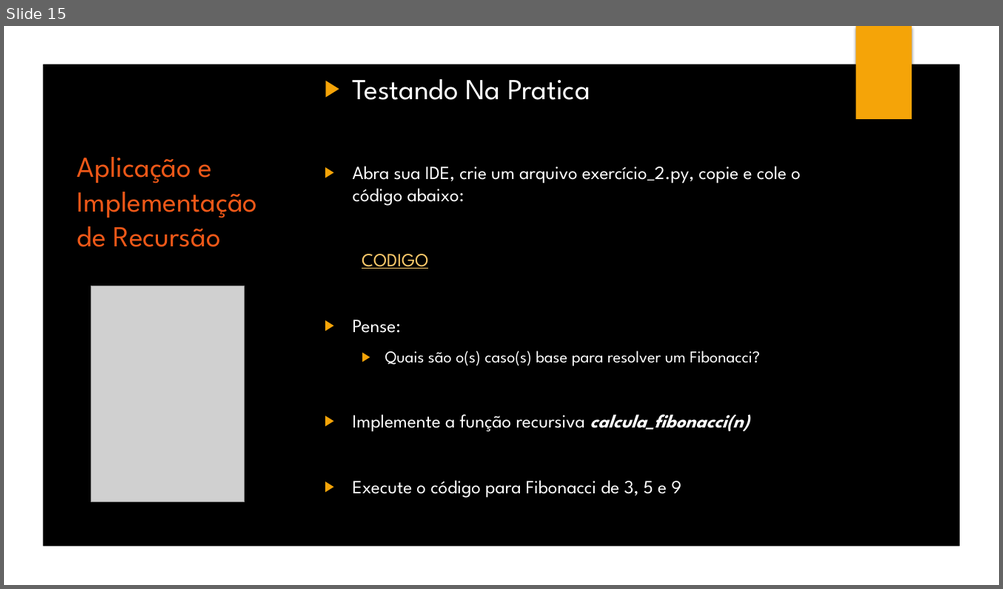
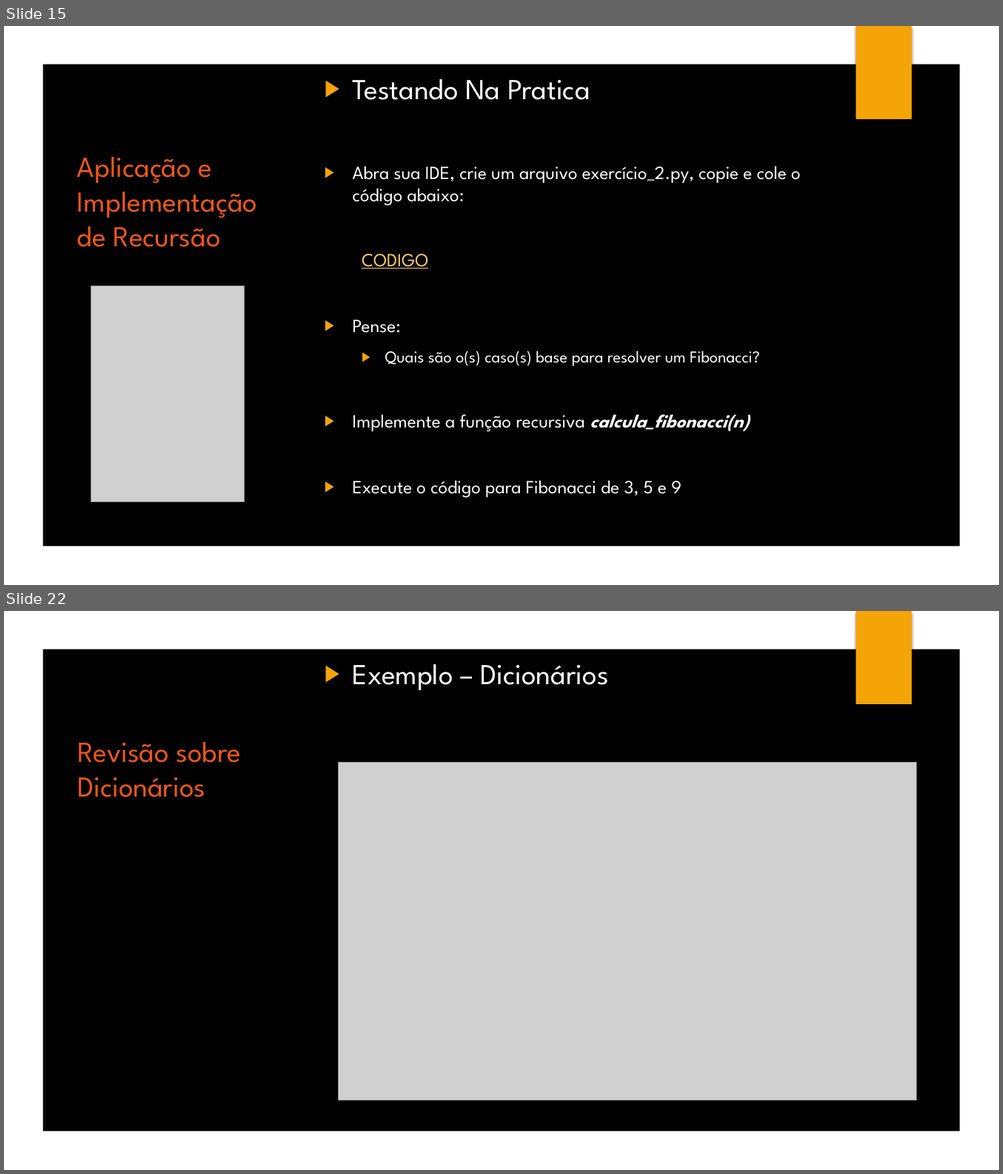
Before and after one commit to yLeonardo/Mini_curso_python, a slide deck: Curso_Python.pptx. Shown one above the other, each under a label of ours: slide 15 before the commit, slides 15 and 22 after it; the slides between them are not shown. The pictures are 1003x589 and 1003x1174 pixels, drawn with LibreOffice and Linux fonts; fonts in the diff are those of the drawing; grey boxes stand for pictures; background and template pictures are left out. Boxes give left, top, right and bottom in pixels: in the first picture for what was removed or moved away, otherwise in the second. Text is boxed around its words. In the diff, an @@ line names an element or a change of style, - is before the commit and + after.

```diff
--- a/Curso_Python.pptx
+++ b/Curso_Python.pptx
@@ slide 22 added at [4, 611, 999, 1170], background picture (left out); not listed: 7 template elements that a slide beside it also shows @@
@@ rectangle added at [4, 611, 999, 1170], fill #000000 @@
@@ freeform shape added at [4, 611, 999, 1170], fill #FFFFFF @@
@@ rectangle added at [855, 611, 911, 704], fill #F5A408 @@
@@ text added at [353, 664, 609, 690], 28 pt, text #FFFFFF @@
+▶ Exemplo – Dicionários
@@ title added at [77, 742, 241, 797], 28 pt, text #EE5818 @@
+Revisão sobre Dicionários
@@ picture added at [338, 763, 916, 1100] @@
```
Also in this commit, not shown: 1 slide changed, 7 other slides added, 1 other file.
